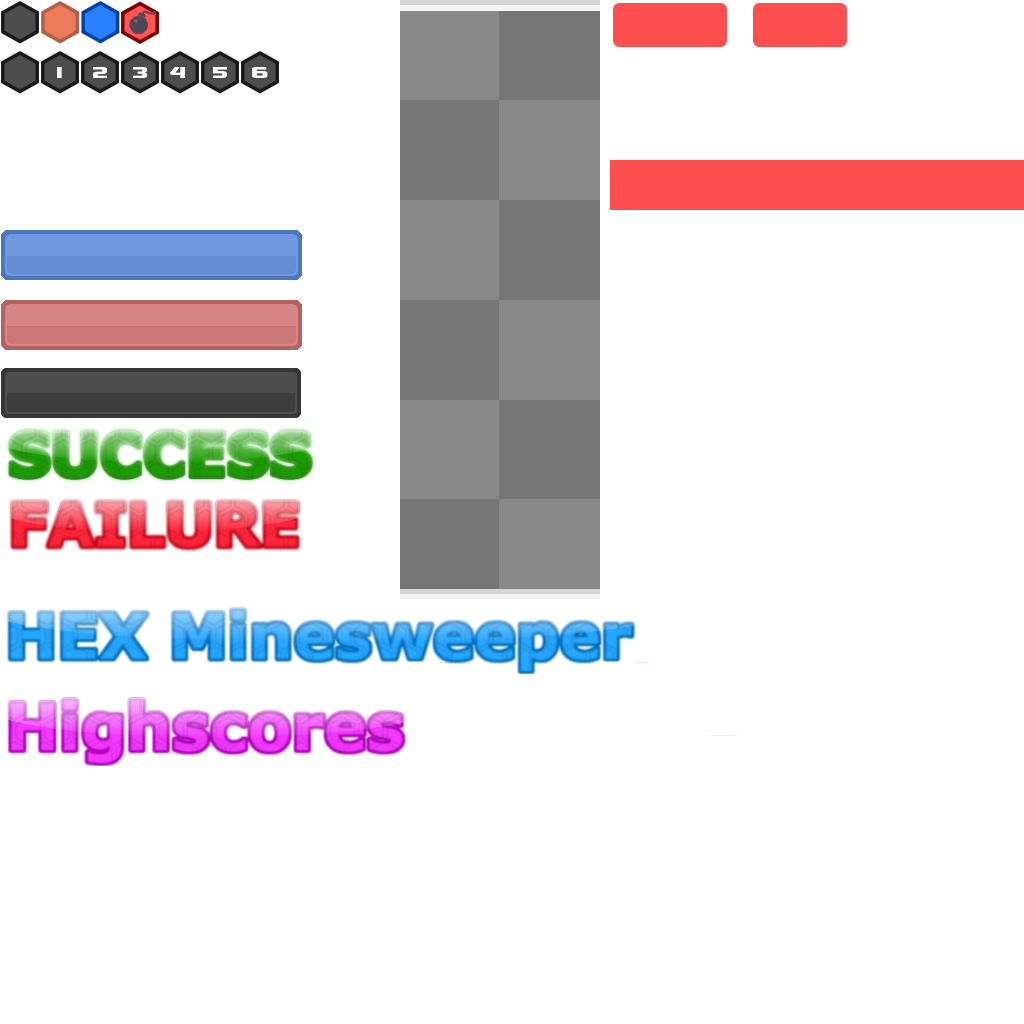
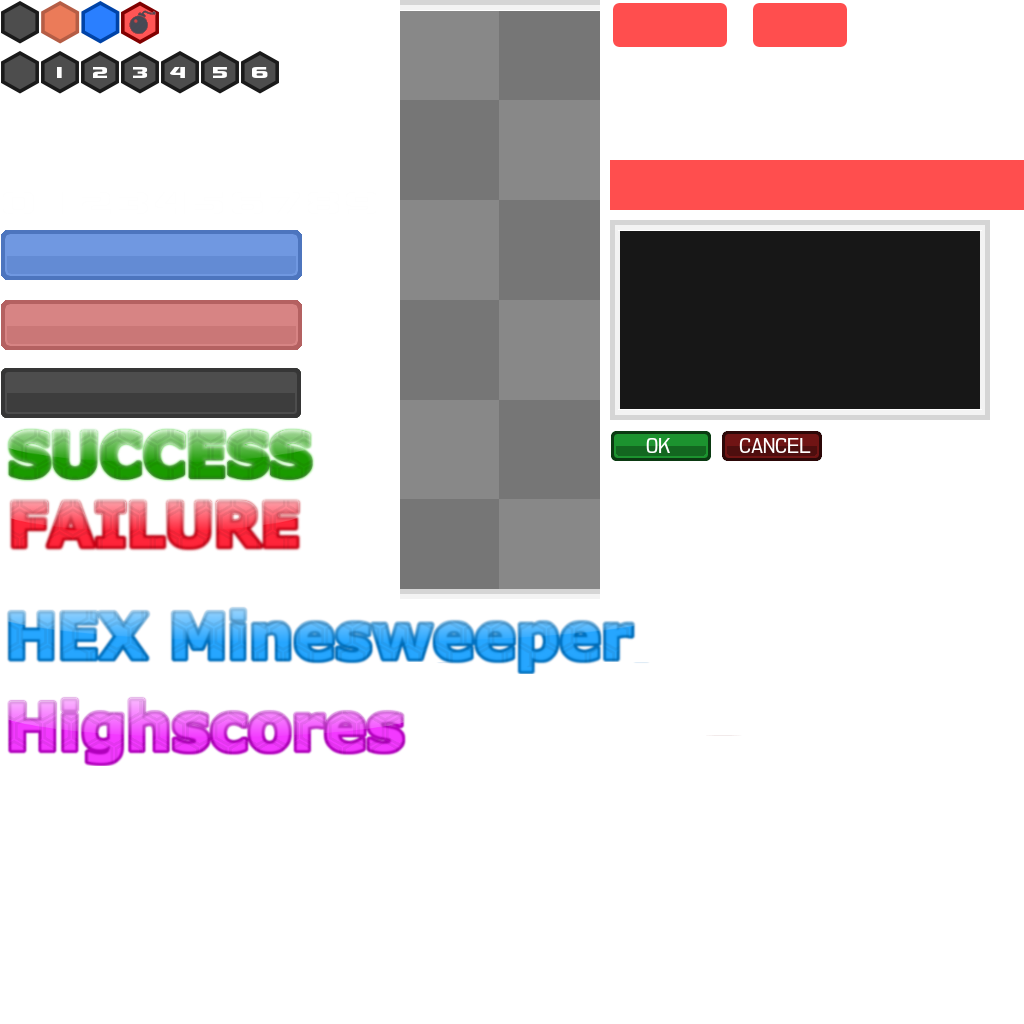
The second w=1024, h=1024 image is a revision of the first. Changes to its layers:
showed "Ebene", moved it above "Ebene #19", painted on it over <box>610,220,990,461</box>
painted on "Ebene #19" over <box>610,220,990,461</box>
